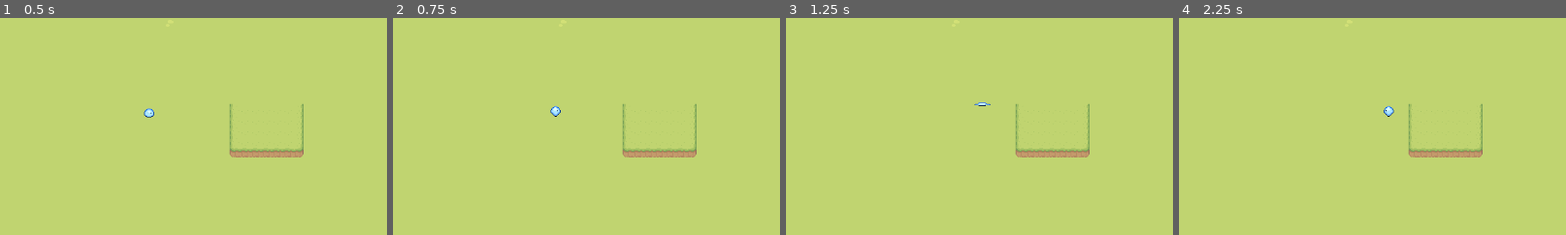
Above: before the commit, frames 1-4 (left to right).
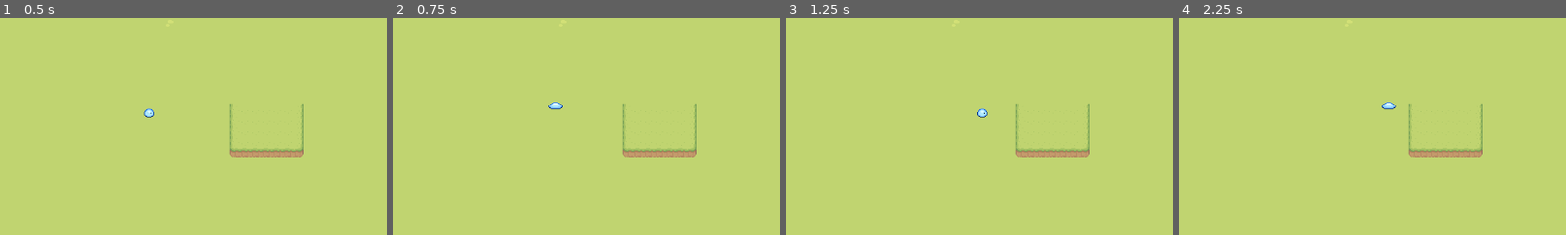
Above: after the commit, the same moments.

Repository: TheTrueRia/BOO-THE-BLUE-BOB
Game: Godot game, scene res://Scenes/SceneVille.tscn
Two runs of this game, one before a commit and one after it. Both use one fixed random seed, a clock stepped at 60 frames per second and the inputs below.
Inputs:
- Up to frame 1 (0.5 s): no input
- Up to frame 2 (0.75 s): tap Enter (ui_accept) at 0.5 s; hold Right (ui_right) from 0.53 s (still down)
- Up to frame 3 (1.25 s): keep holding Right (ui_right); tap Enter (ui_accept) at 0.77 s
- Up to frame 4 (2.25 s): tap Enter (ui_accept) at 1.52, 2 s; release Right (ui_right) at 2.03 s; hold Left (ui_left) from 2.03 s (still down)
The pictures show only the part of the screen within x 7-57%, y 0-50%; the shares and areas given below are measured in that part.

Frame 1 is identical in both runs. In frame 2, 0.2% of the frame differs, in the area x 40-44%, y 38-46%; in frame 3, 0.1%; in frame 4, 0.2%, in the area x 52-57%, y 38-46%.

Commit message:
il va plus vite

Diff:
--- a/ScenesChara/BooJump.tscn
+++ b/ScenesChara/BooJump.tscn
@@ -448,7 +448,7 @@
 }],
 "loop": true,
 "name": &"booJumpBack",
-"speed": 13.0
+"speed": 33.0
 }, {
 "frames": [{
 "duration": 1.0,
@@ -522,7 +522,7 @@
 }],
 "loop": true,
 "name": &"booJumpFace",
-"speed": 13.0
+"speed": 33.0
 }, {
 "frames": [{
 "duration": 1.0,
@@ -596,7 +596,7 @@
 }],
 "loop": true,
 "name": &"booJumpLeft",
-"speed": 13.0
+"speed": 33.0
 }, {
 "frames": [{
 "duration": 1.0,
@@ -670,7 +670,7 @@
 }],
 "loop": true,
 "name": &"booJumpRight",
-"speed": 13.0
+"speed": 33.0
 }]
 
 [sub_resource type="CircleShape2D" id="CircleShape2D_t37wl"]
@@ -684,7 +684,6 @@
 scale = Vector2(1, 0.90625)
 sprite_frames = SubResource("SpriteFrames_fsumh")
 animation = &"booJumpRight"
-frame_progress = 0.906632
 
 [node name="CollisionShape2D" type="CollisionShape2D" parent="."]
 position = Vector2(0, 5)
